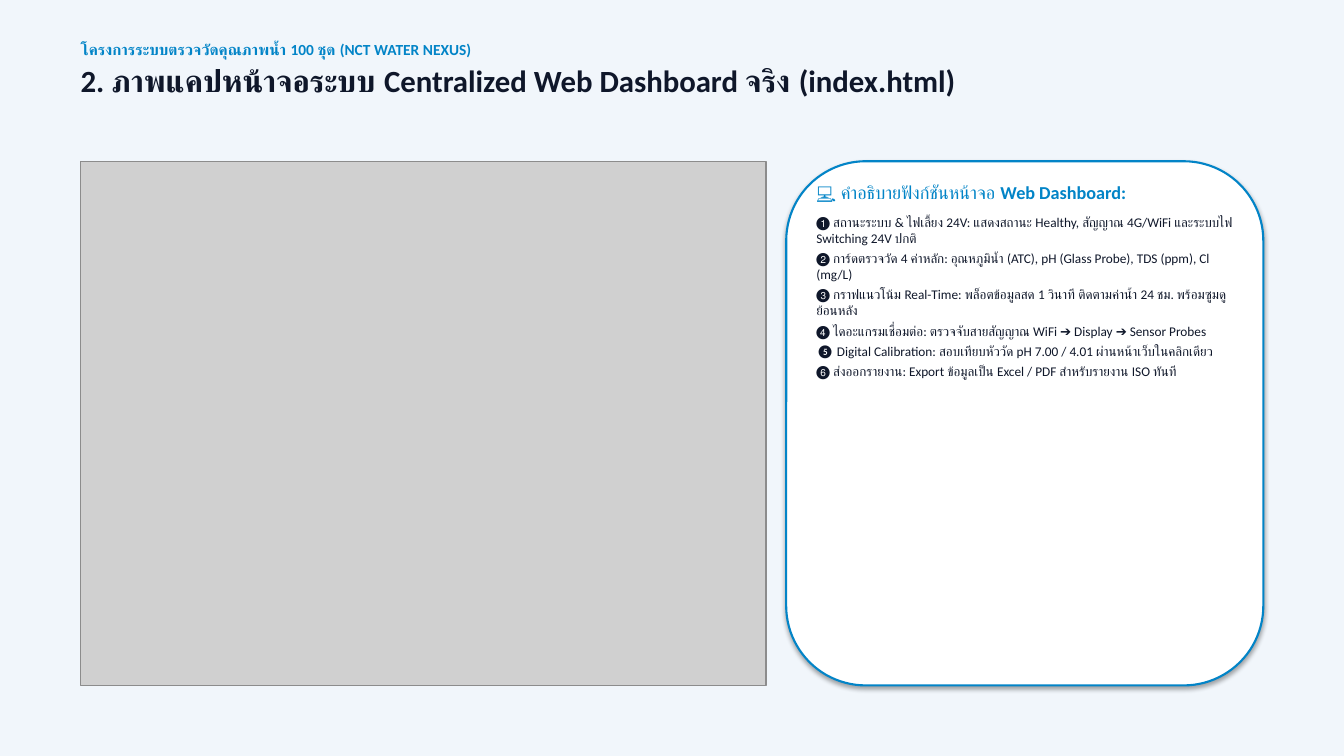
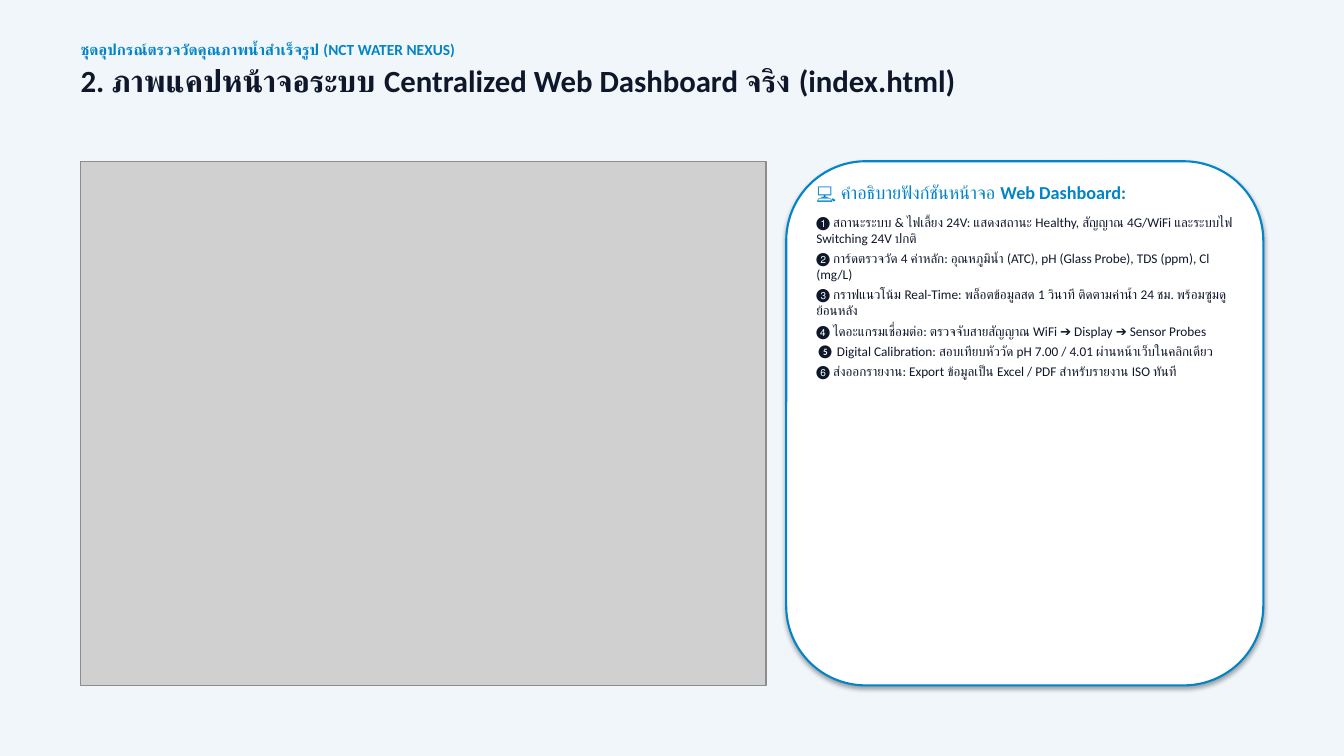
Before and after one commit to WoobWarb/nct-water-nexus, a slide deck: slide 3 of NCT_Water_Nexus_Report_and_Pricing.pptx. Drawn at 1344x756 pixels with LibreOffice and Linux fonts; fonts in the diff are those of the drawing; grey boxes stand for pictures. Boxes give left, top, right and bottom in pixels: in the first picture for what was removed or moved away, otherwise in the second. Text is boxed around its words. In the diff, an @@ line names an element or a change of style, - is before the commit and + after.

```diff
--- a/NCT_Water_Nexus_Report_and_Pricing.pptx
+++ b/NCT_Water_Nexus_Report_and_Pricing.pptx
@@ text at (x1=81, y1=43, x2=455, y2=60): text changed @@
-โครงการระบบตรวจวัดคุณภาพน้ำ 100 ชุด (NCT WATER NEXUS)
+ชุดอุปกรณ์ตรวจวัดคุณภาพน้ำสำเร็จรูป (NCT WATER NEXUS)
```
Also in this commit, not shown: 7 other slides changed, 9 other files.
